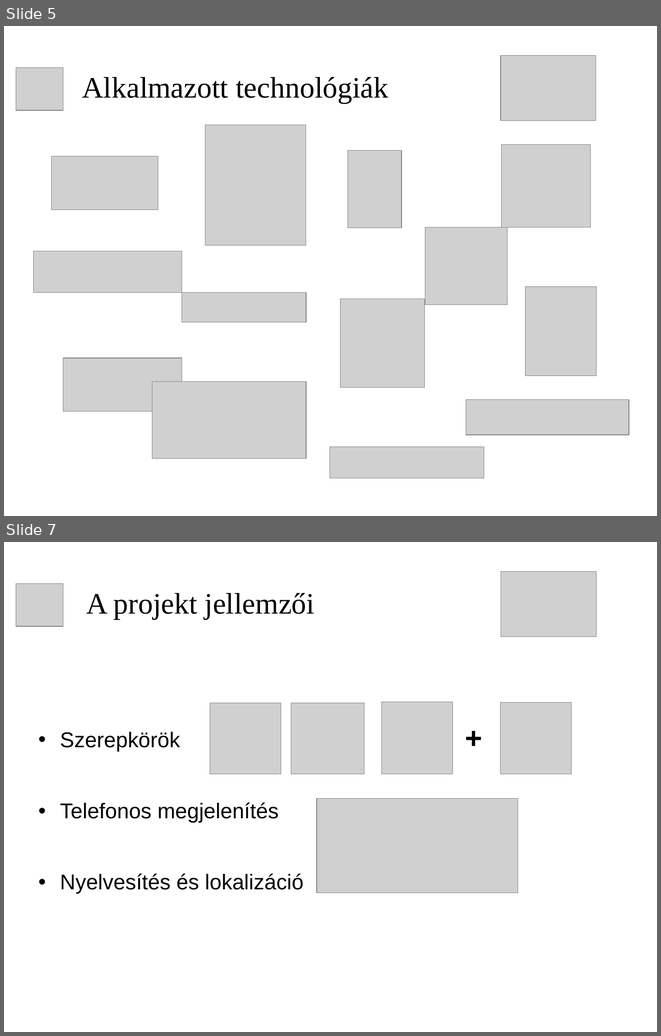
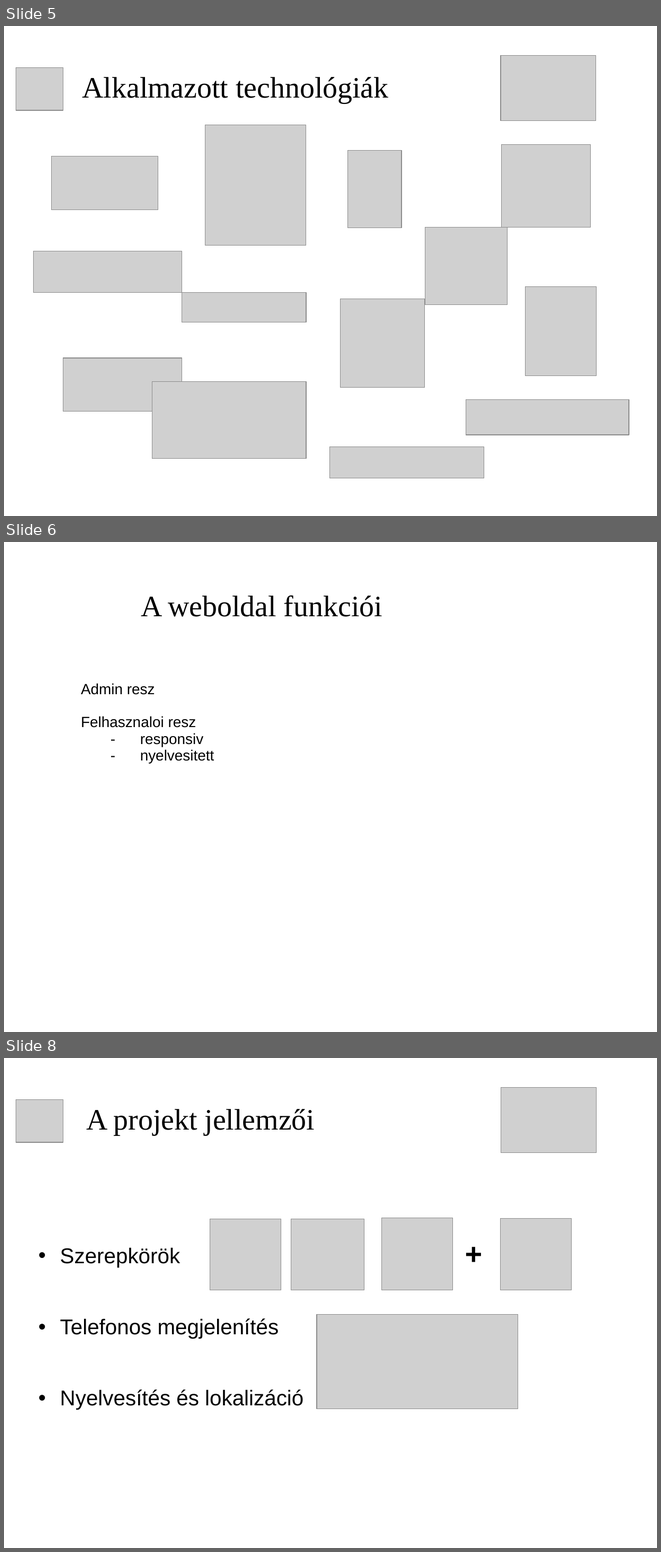
Before and after one commit to necrology27/babybook, a slide deck: prezentation/1. LeadingSoft_projekt.ppt. Shown one above the other, each under a label of ours: slides 5 and 7 before the commit, slides 5, 6 and 8 after it; the slides between them are not shown. The pictures are 661x1036 and 661x1552 pixels, drawn with LibreOffice and Linux fonts; fonts in the diff are those of the drawing; grey boxes stand for pictures; background and template pictures are left out. Boxes give left, top, right and bottom in pixels: in the first picture for what was removed or moved away, otherwise in the second. Text is boxed around its words. In the diff, an @@ line names an element or a change of style, - is before the commit and + after.

```diff
--- a/prezentation/1. LeadingSoft_projekt.ppt
+++ b/prezentation/1. LeadingSoft_projekt.ppt
@@ slide 6 added at bbox=[4, 542, 657, 1032], background picture (left out) @@
@@ text added at bbox=[141, 595, 382, 617], 36 pt, text #000000 @@
+A weboldal funkciói
@@ text added at bbox=[81, 683, 214, 763], 18 pt, text #000000 @@
+Admin resz
+Felhasznaloi resz
+- responsiv
+- nyelvesitett
@@ what was slide 7 is now slide 8 @@
```
Also in this commit, not shown: 3 slides changed, 6 other files.
